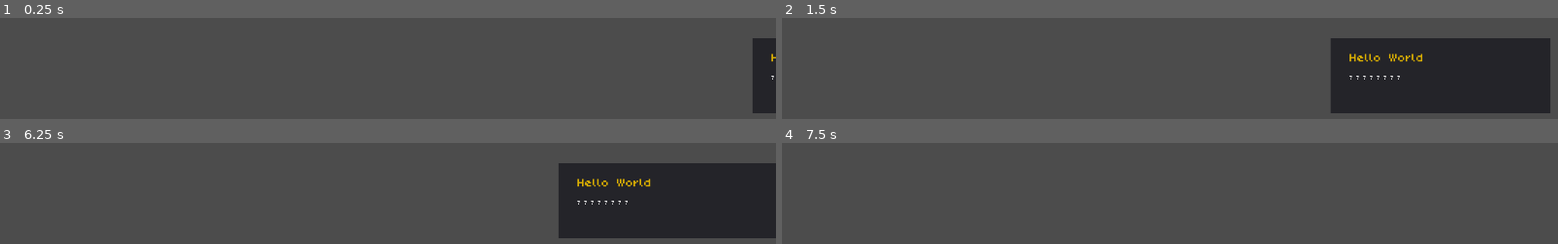
Above: before the commit, frames 1-4 (two rows, left to right).
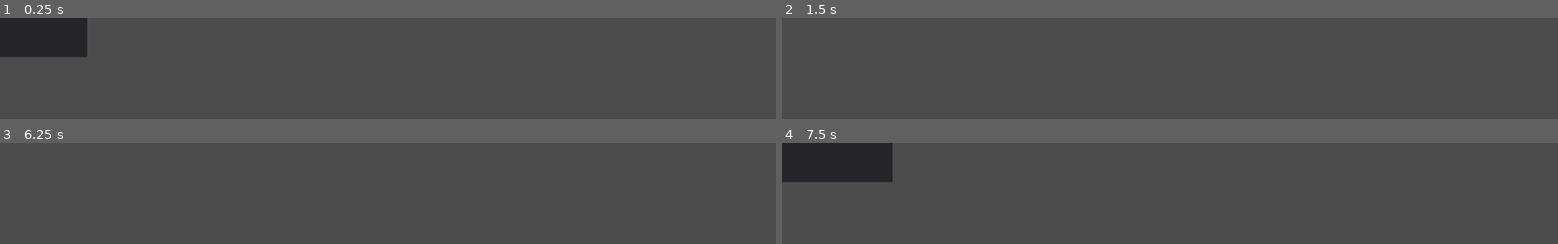
Above: after the commit, the same moments.

Repository: Armindster/success-abuse-epic-epietch-edition
Game: Godot game, scene res://Toasts/Toast.tscn
Same seed, same stepped clock (60 frames per second), same inputs: the game is played once before the commit and once after it. This scene is started directly instead of the project's main scene.
Inputs (mouse positions are in pixels of both pictures, inside the frame that each line leads up to):
- Up to frame 1 (0.25 s): no input
- Up to frame 2 (1.5 s): move the mouse to (outside the picture) at 0.52 s; click (outside the picture) at 0.67 s; move the mouse to (1441, 75) at 1.27 s; click (1441, 75) at 1.42 s
- Up to frame 3 (6.25 s): tap Enter at 2, 3.5, 5 s; move the mouse to (outside the picture) at 2.02 s; click (outside the picture) at 2.17 s; tap Space at 2.75, 4.25, 5.75 s; move the mouse to (outside the picture) at 2.77 s; click (outside the picture) at 2.92 s; move the mouse to (outside the picture) at 3.52 s; click (outside the picture) at 3.67 s; move the mouse to (outside the picture) at 4.27 s; click (outside the picture) at 4.42 s; move the mouse to (outside the picture) at 5.02 s; click (outside the picture) at 5.17 s; move the mouse to (outside the picture) at 5.77 s; click (outside the picture) at 5.92 s
- Up to frame 4 (7.5 s): move the mouse to (outside the picture) at 6.52 s; click (outside the picture) at 6.67 s; move the mouse to (outside the picture) at 7.27 s; click (outside the picture) at 7.42 s

The runs differ from the first frame. In frame 1, 6.5% of the frame differs, in the area x 0-100%, y 0-95%; in frame 2, 21%, in the area x 70-99%, y 20-95%; in frame 3, 21%; in frame 4, 5.4%.

Commit message:
Fix toasts position

Diff:
--- a/Toasts/Toast.tscn
+++ b/Toasts/Toast.tscn
@@ -22,10 +22,10 @@
 filepath = "res://Toasts/achievement.json"
 
 [node name="Panel" type="Panel" parent="."]
-margin_left = 1024.0
-margin_top = 27.0
-margin_right = 1314.0
-margin_bottom = 127.0
+margin_left = -144.0
+margin_top = -48.0
+margin_right = 146.0
+margin_bottom = 52.0
 __meta__ = {
 "_edit_use_anchors_": false
 }
